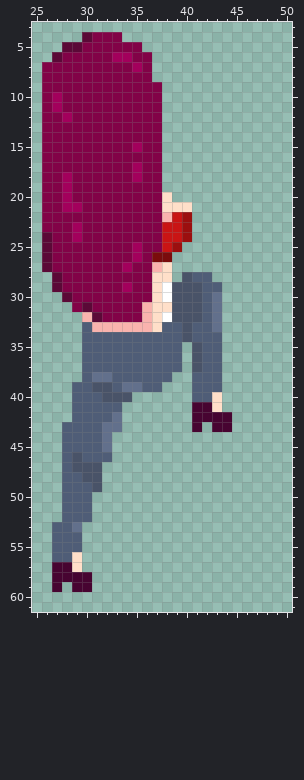
One commit to this pixel-art sprite: CasaDesDiamantes/sprites/playerPistolStance_spr/1e625861-aa81-4442-ae28-681a9a5b78f5.png. This is how it looked before the edit.
The file is 64x62 pixels. Shown: x 25..50, y 3..61.
New version:
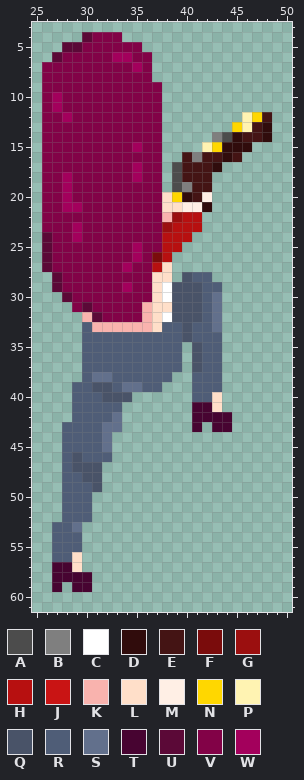
Palette (. is transparent): A #4c4c4c  B #7f7f7f  C #ffffff  D #300c0c  E #441414  F #7a0c0c  G #9b0f0f  H #b71010  J #c91414  K #f9b3ae  L #ffdfc9  M #ffefe5  N #ffd700  P #fff3b2  Q #495368  R #4f5d77  S #62708c  T #470431  U #5b0937  V #820247  W #a3005c
The exact change:
{"y":12,"x":46,"old":"...","new":"PNE"}
{"y":13,"x":45,"old":"....","new":"NPED"}
{"y":14,"x":43,"old":"......","new":"BADEED"}
{"y":15,"x":42,"old":".....","new":"PNDDD"}
{"y":16,"x":40,"old":"......","new":"EBEEDE"}
{"y":17,"x":39,"old":".....","new":"AEEED"}
{"y":18,"x":39,"old":"....","new":"AEEE"}
{"y":19,"x":39,"old":"....","new":"ABEE"}
{"y":20,"x":39,"old":"....","new":"NDEM"}
{"y":21,"x":40,"old":"L..","new":"MMD"}
{"y":22,"x":39,"old":"JG.","new":"GHH"}
{"y":23,"x":38,"old":"JJG.","new":"GHHH"}
{"y":24,"x":38,"old":"JJG","new":"HHH"}
{"y":25,"x":38,"old":"JG","new":"HH"}
{"y":26,"x":38,"old":"F","new":"H"}
{"y":27,"x":37,"old":"K","new":"H"}
